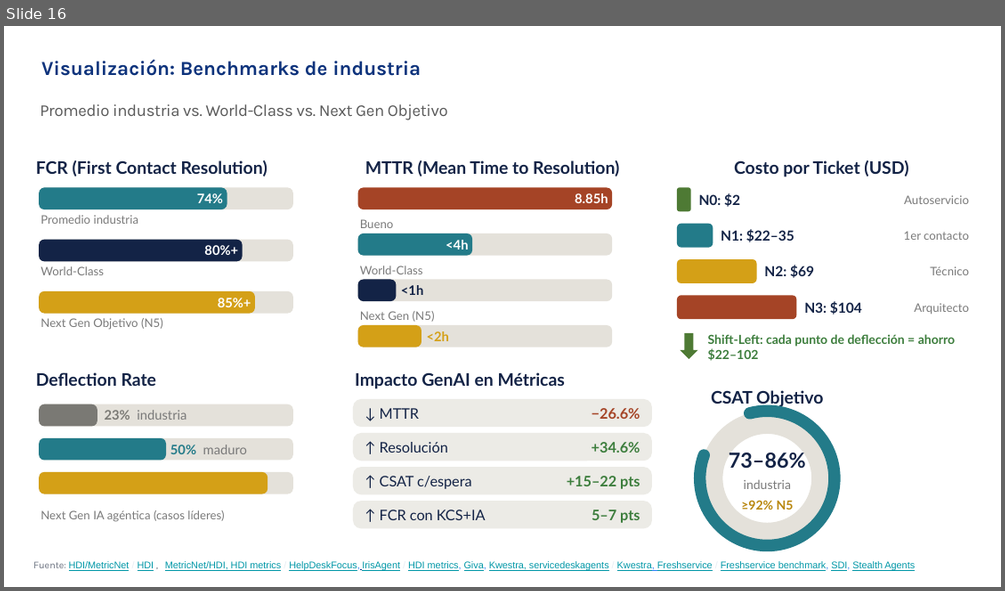
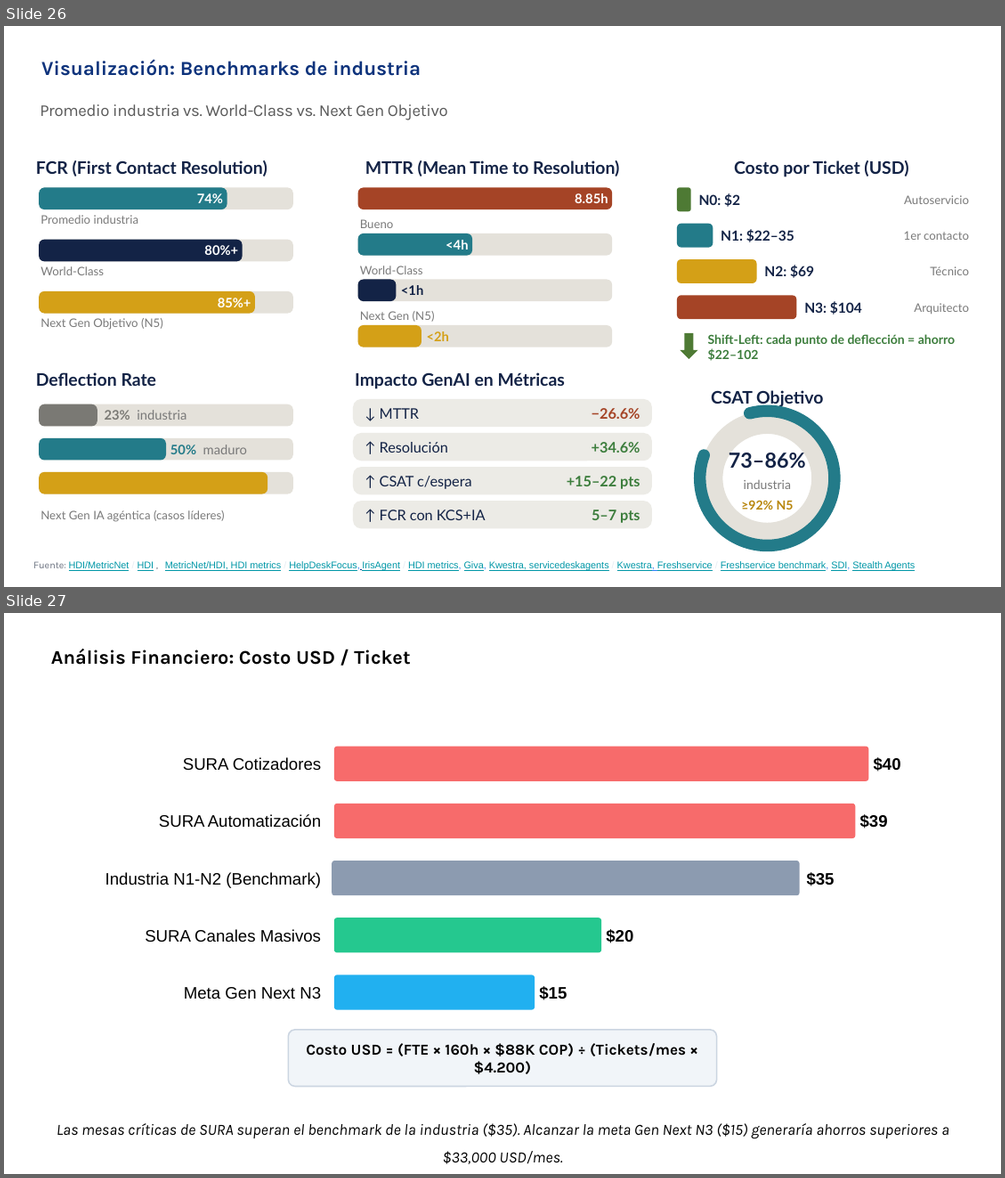
Before and after one commit to nataliazarthapersonalsoft/mesadeservicio-modernizacionaplicaciones, a slide deck: 02-Ingenieria/01-investigacion_operaciones/04-lecciones_aprendidas/Levantar lecciones aprendidas mesas actuales.pptx. Shown one above the other, each under a label of ours: slide 16 before the commit, slides 26 and 27 after it. The pictures are 1005x591 and 1005x1178 pixels, drawn with LibreOffice and Linux fonts; fonts in the diff are those of the drawing; background and template pictures are left out. Boxes give left, top, right and bottom in pixels: in the first picture for what was removed or moved away, otherwise in the second. Text is boxed around its words. In the diff, an @@ line names an element or a change of style, - is before the commit and + after.

```diff
--- a/02-Ingenieria/01-investigacion_operaciones/04-lecciones_aprendidas/Levantar lecciones aprendidas mesas actuales.pptx
+++ b/02-Ingenieria/01-investigacion_operaciones/04-lecciones_aprendidas/Levantar lecciones aprendidas mesas actuales.pptx
@@ slide 27 added at (4, 613, 1001, 1174), background #FFFFFF @@
@@ title added at (51, 649, 410, 665), 14 pt, text #000000, bold @@
+Análisis Financiero: Costo USD / Ticket
@@ text added at (183, 757, 321, 771), 12 pt, text #000000 @@
+SURA Cotizadores
@@ rounded rectangle added at (334, 747, 868, 781), fill #F76B6B @@
@@ text added at (874, 757, 901, 771), 12 pt, text #000000, bold @@
+$40
@@ text added at (159, 814, 321, 827), 12 pt, text #000000 @@
+SURA Automatización
@@ rounded rectangle added at (334, 803, 855, 838), fill #F76B6B @@
@@ text added at (860, 814, 888, 828), 12 pt, text #000000, bold @@
+$39
@@ text added at (105, 872, 321, 888), 12 pt, text #000000 @@
+Industria N1-N2 (Benchmark)
@@ rounded rectangle added at (332, 860, 800, 895), fill #8C9BB0 @@
@@ text added at (807, 872, 834, 886), 12 pt, text #000000, bold @@
+$35
@@ text added at (145, 929, 321, 942), 12 pt, text #000000 @@
+SURA Canales Masivos
@@ rounded rectangle added at (334, 918, 601, 953), fill #25C88F @@
@@ text added at (606, 929, 633, 943), 12 pt, text #000000, bold @@
+$20
@@ rounded rectangle added at (334, 975, 534, 1010), fill #21B0F0 @@
@@ text added at (539, 986, 566, 1000), 12 pt, text #000000, bold @@
+$15
@@ text added at (184, 987, 321, 999), 12 pt, text #000000 @@
+Meta Gen Next N3
@@ rounded rectangle added at (288, 1030, 717, 1086), fill #F1F5F9, outline #CBD5E1 1 pt, 11 pt, text #000000, bold @@
+Costo USD = (FTE × 160h × $88K COP) ÷ (Tickets/mes × $4.200)
@@ text added at (57, 1123, 949, 1164), 11.2 pt, text #000000, italic @@
+Las mesas críticas de SURA superan el benchmark de la industria ($35). Alcanzar la meta Gen Next N3 ($15) generaría ahorros superiores a $33,000 USD/mes.
@@ what was slide 16 is now slide 26 @@
```
Also in this commit, not shown: 11 slides changed, 6 other slides added, 33 slides removed, 9 other files.
